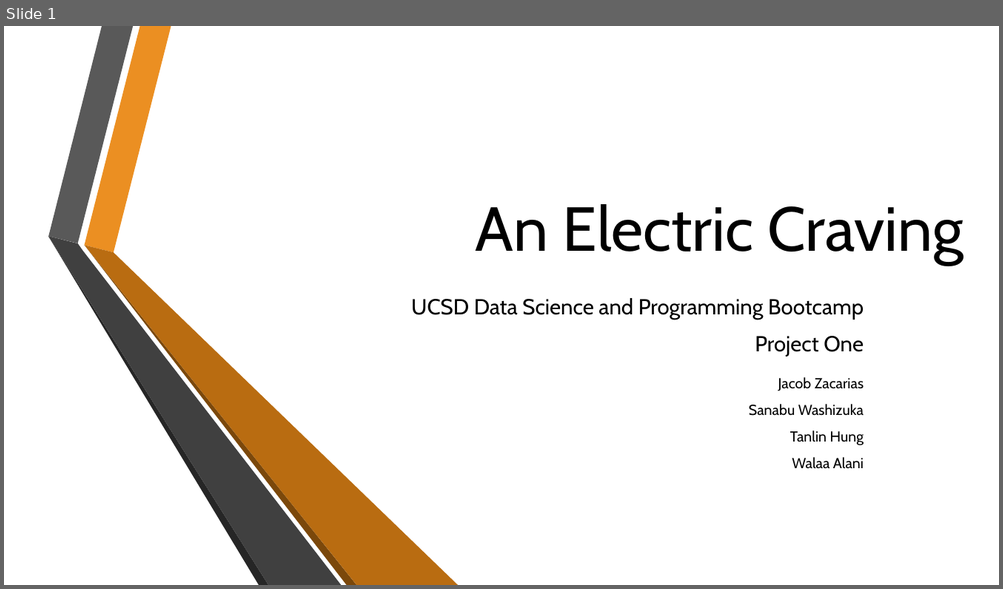
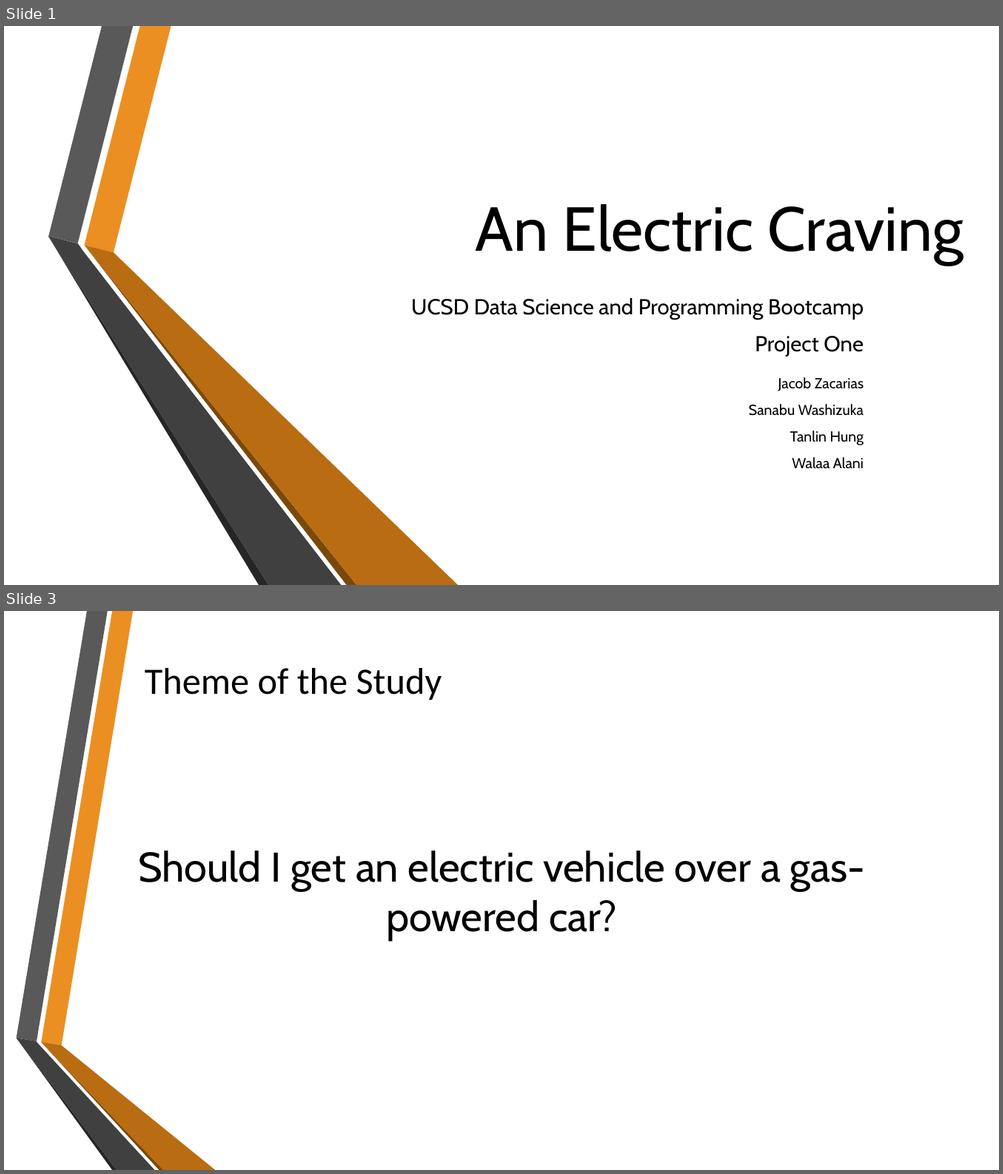
Before and after one commit to SanabuW/project-one, a slide deck: An Electric Craving.pptx. Shown one above the other, each under a label of ours: slide 1 before the commit, slides 1 and 3 after it; the slides between them are not shown. The pictures are 1003x589 and 1003x1174 pixels, drawn with LibreOffice and Linux fonts; fonts in the diff are those of the drawing; background and template pictures are left out. Boxes give left, top, right and bottom in pixels: in the first picture for what was removed or moved away, otherwise in the second. Text is boxed around its words. In the diff, an @@ line names an element or a change of style, - is before the commit and + after.

```diff
--- a/An Electric Craving.pptx
+++ b/An Electric Craving.pptx
@@ slide 3 added at (x1=4, y1=611, x2=999, y2=1170), background picture (left out) @@
@@ title added at (x1=145, y1=668, x2=442, y2=700), 36 pt, text #000000 @@
+Theme of the Study
@@ text added at (x1=138, y1=851, x2=865, y2=941), 40 pt, text #000000 @@
+Should I get an electric vehicle over a gas-powered car?
@@ group added at (x1=16, y1=611, x2=215, y2=1170): 6 freeform shapes @@
```
Also in this commit, not shown: 2 slides changed, 11 other slides added, 2 slides removed, 19 other files.
